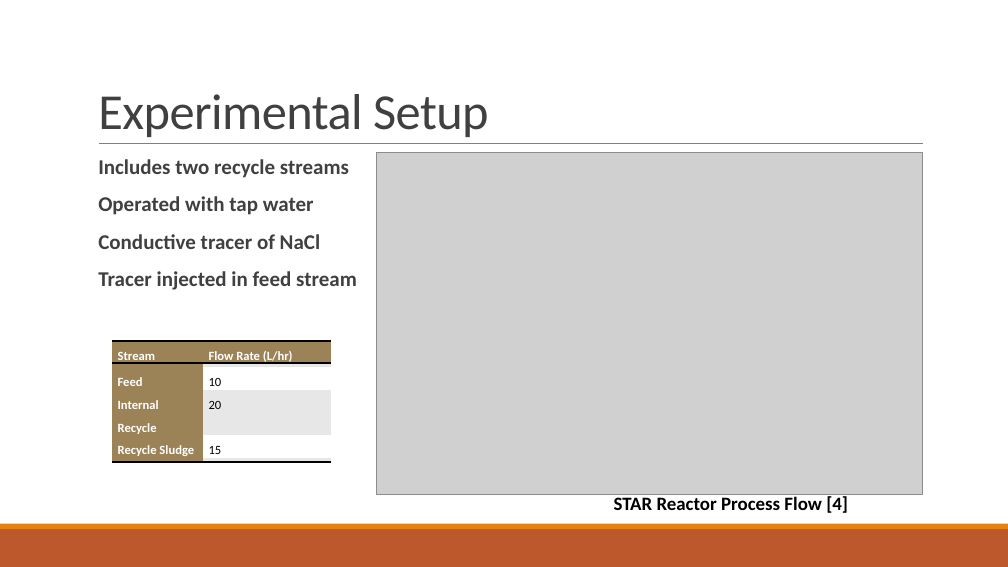
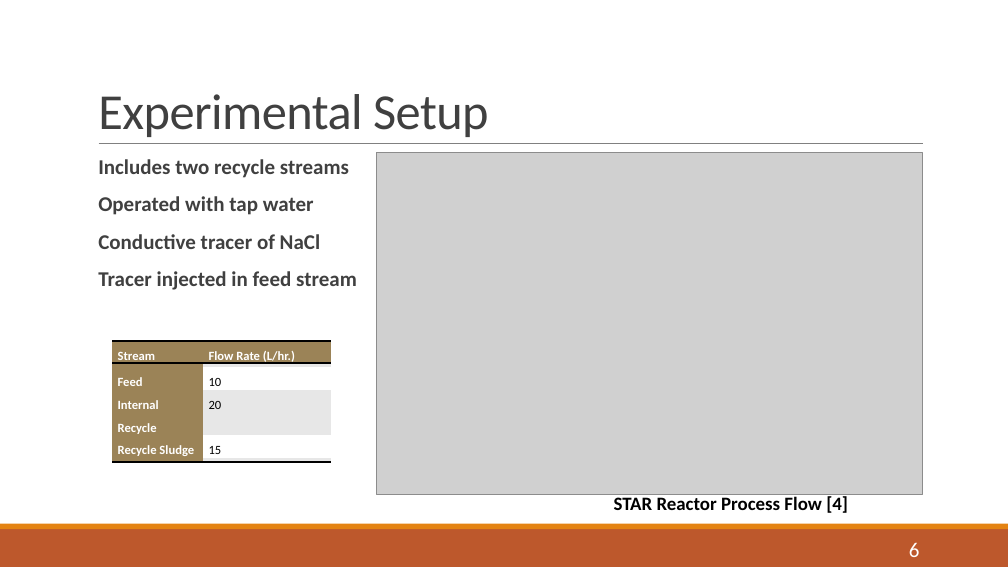
Before and after one commit to mark-edney/Thesis-Matlab, a slide deck: slide 6 of Thesis defense.pptx. Drawn at 1008x567 pixels with LibreOffice and Linux fonts; fonts in the diff are those of the drawing; grey boxes stand for pictures. Boxes give left, top, right and bottom in pixels: in the first picture for what was removed or moved away, otherwise in the second. Text is boxed around its words. In the diff, an @@ line names an element or a change of style, - is before the commit and + after.

```diff
--- a/Thesis defense.pptx
+++ b/Thesis defense.pptx
@@ table at (x1=112, y1=341, x2=331, y2=462) @@
-row 1, column 2: Flow Rate (L/hr)
+row 1, column 2: Flow Rate (L/hr.)
@@ page number added at (x1=909, y1=542, x2=920, y2=557), 20 pt, text #FFFFFF @@
+6
```
Also in this commit, not shown: 16 other slides changed, 2 other files.
